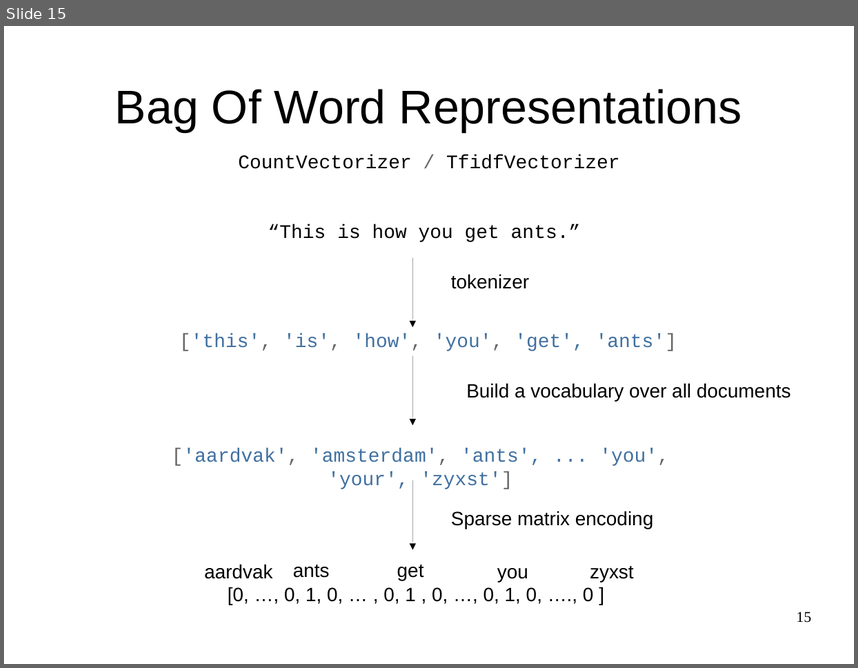
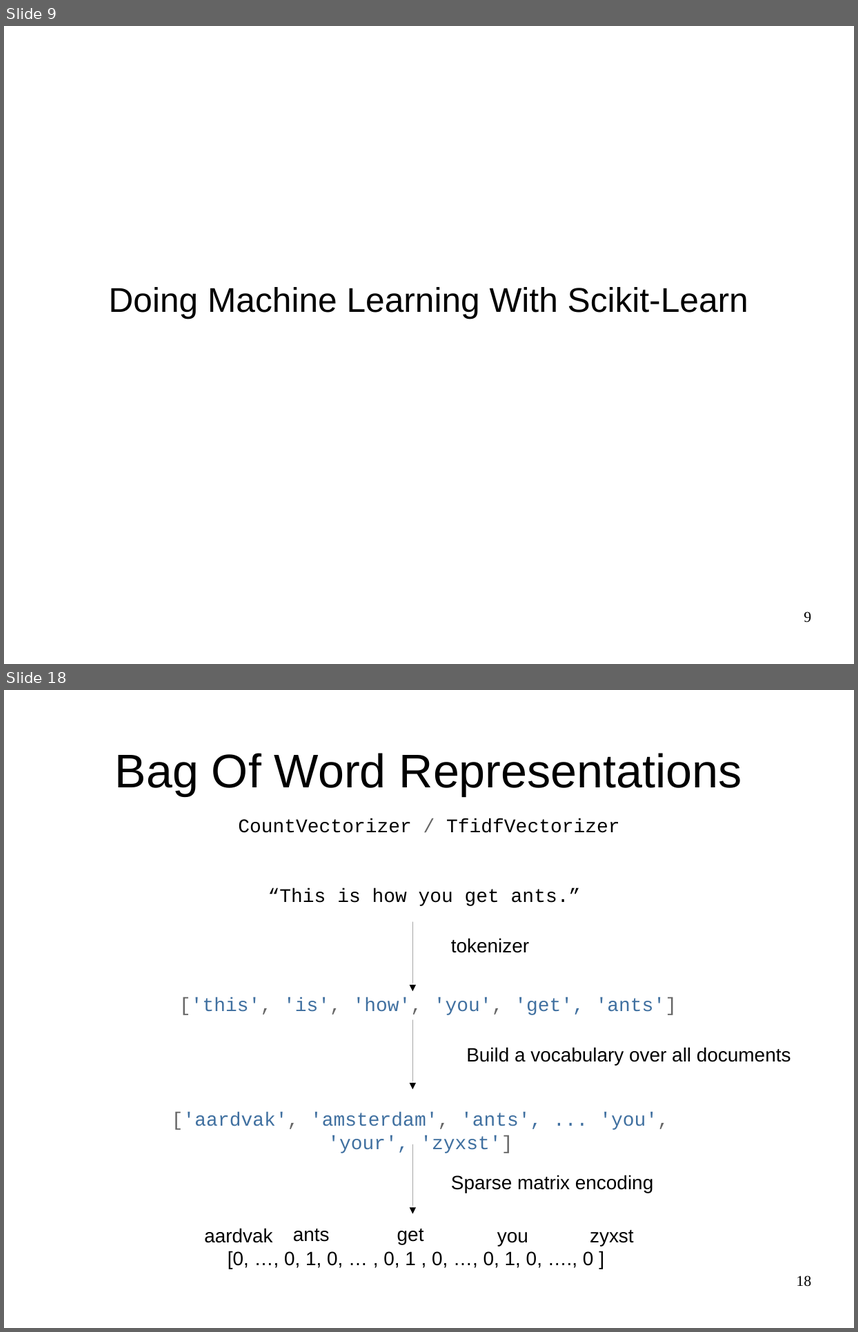
Before and after one commit to amueller/talks_odt, a slide deck: machine-learning-with-scikit-learn - pydata strata nyc 2015 - 45 minutes.odp. Shown one above the other, each under a label of ours: slide 15 before the commit, slides 9 and 18 after it; the slides between them are not shown. The pictures are 858x668 and 858x1332 pixels, drawn with LibreOffice and Linux fonts; fonts in the diff are those of the drawing. Boxes give left, top, right and bottom in pixels: in the first picture for what was removed or moved away, otherwise in the second. Text is boxed around its words. In the diff, an @@ line names an element or a change of style, - is before the commit and + after.

```diff
--- a/machine-learning-with-scikit-learn - pydata strata nyc 2015 - 45 minutes.odp
+++ b/machine-learning-with-scikit-learn - pydata strata nyc 2015 - 45 minutes.odp
@@ slide 9 added at (x1=4, y1=26, x2=854, y2=664), background #FFFFFF @@
@@ subtitle added at (x1=109, y1=287, x2=749, y2=318), 32 pt, text #000000 @@
+Doing Machine Learning With Scikit-Learn
@@ page number added at (x1=804, y1=611, x2=811, y2=622), 14 pt, text #000000 @@
+9
@@ what was slide 15 is now slide 18 @@
@@ page number at (x1=796, y1=1275, x2=811, y2=1286): text changed @@
-15
+18
```
Also in this commit, not shown: 37 slides changed, 6 other slides added, 4 slides removed.
